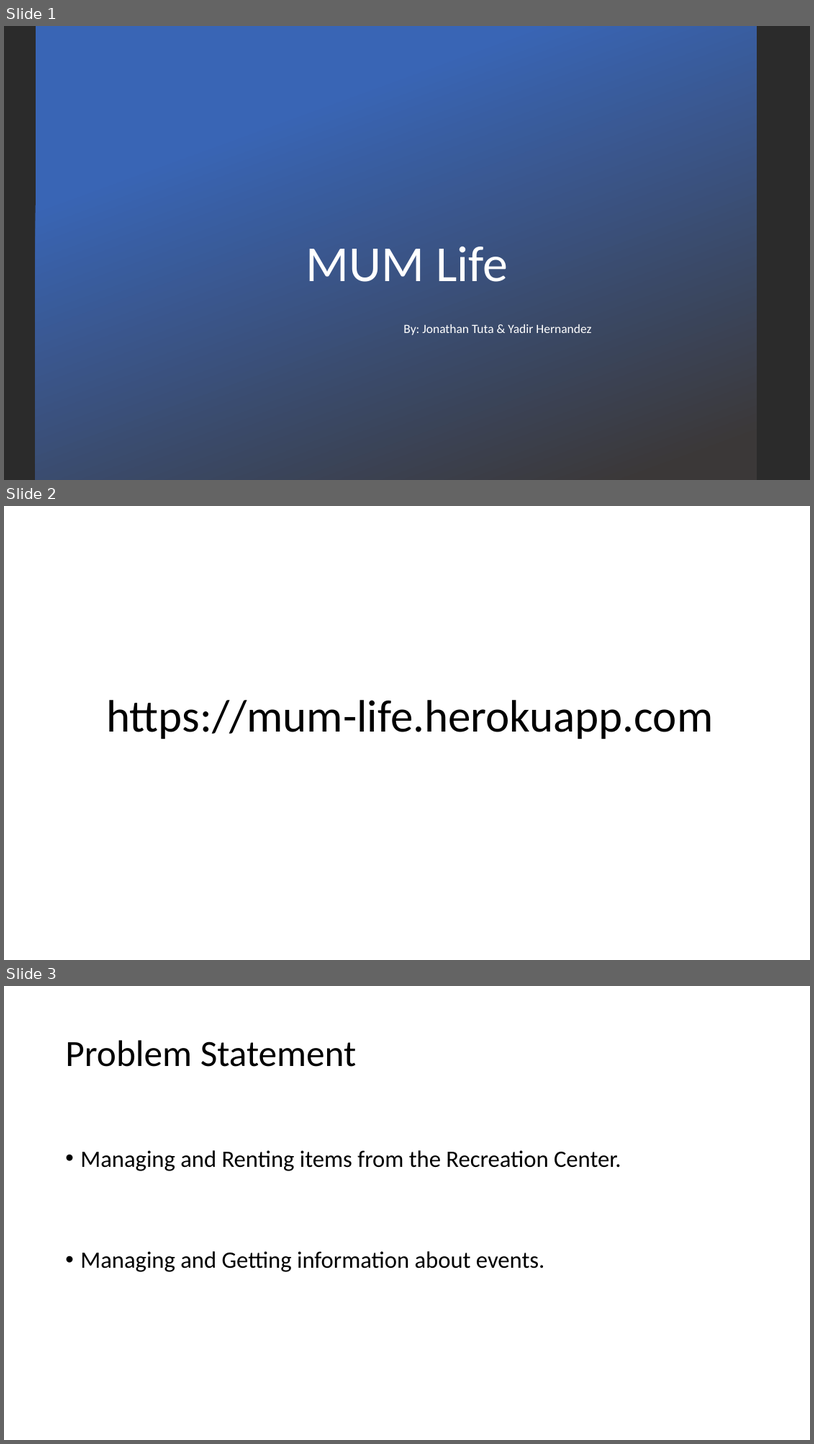
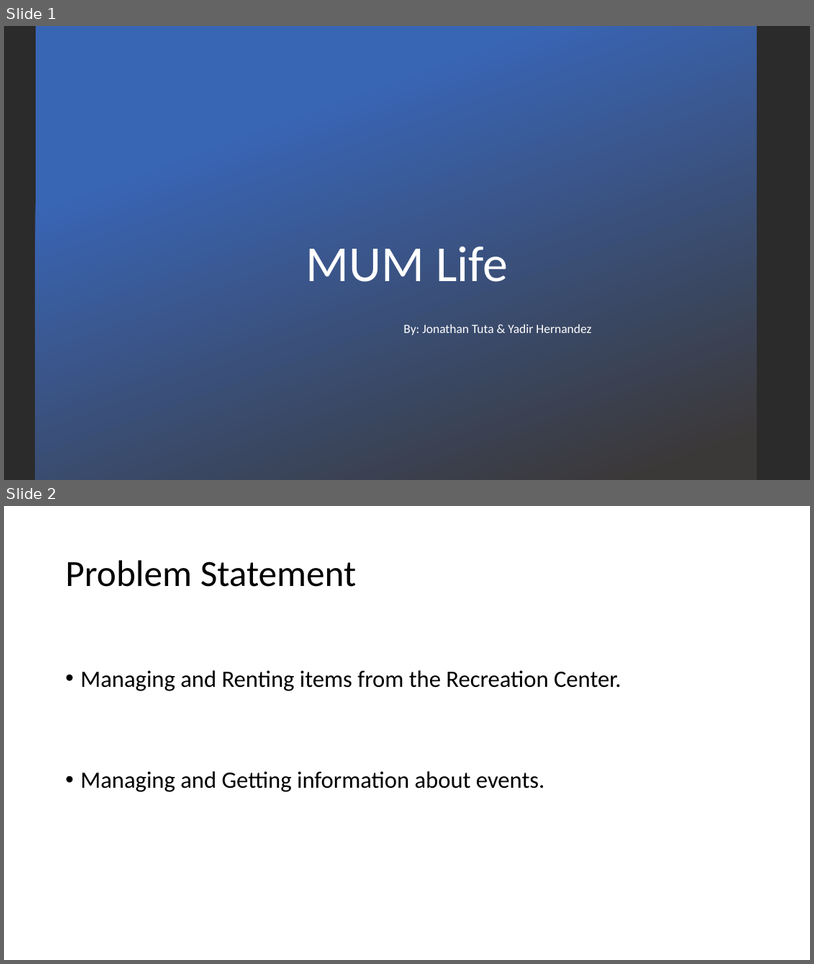
Before and after one commit to jonathangetachew/MUMLife, a slide deck: docs/Slides/Team 1 - Final Presentation - MUMLife.pptx. Shown one above the other, each under a label of ours: slides 1, 2 and 3 before the commit, slides 1 and 2 after it. The pictures are 814x1444 and 814x964 pixels, drawn with LibreOffice and Linux fonts; fonts in the diff are those of the drawing; background and template pictures are left out; a plain dark background stands for a picture behind light text. Boxes give left, top, right and bottom in pixels: in the first picture for what was removed or moved away, otherwise in the second. Text is boxed around its words. In the diff, an @@ line names an element or a change of style, - is before the commit and + after.

Commit message:
Made changes to slide

```diff
--- a/docs/Slides/Team 1 - Final Presentation - MUMLife.pptx
+++ b/docs/Slides/Team 1 - Final Presentation - MUMLife.pptx
@@ slide 2 removed at [4, 506, 810, 960], background #FFFFFF @@
@@ text removed at [106, 700, 713, 739] @@
-https://mum-life.herokuapp.com
@@ what was slide 3 is now slide 2 @@
```
Also in this commit, not shown: 1 slide added, 1 other slide removed.
